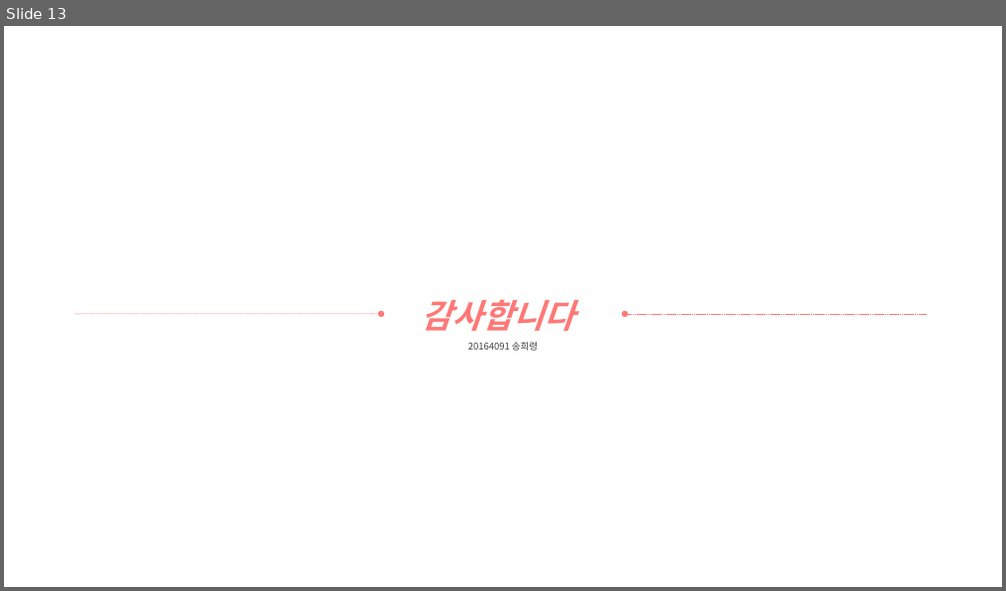
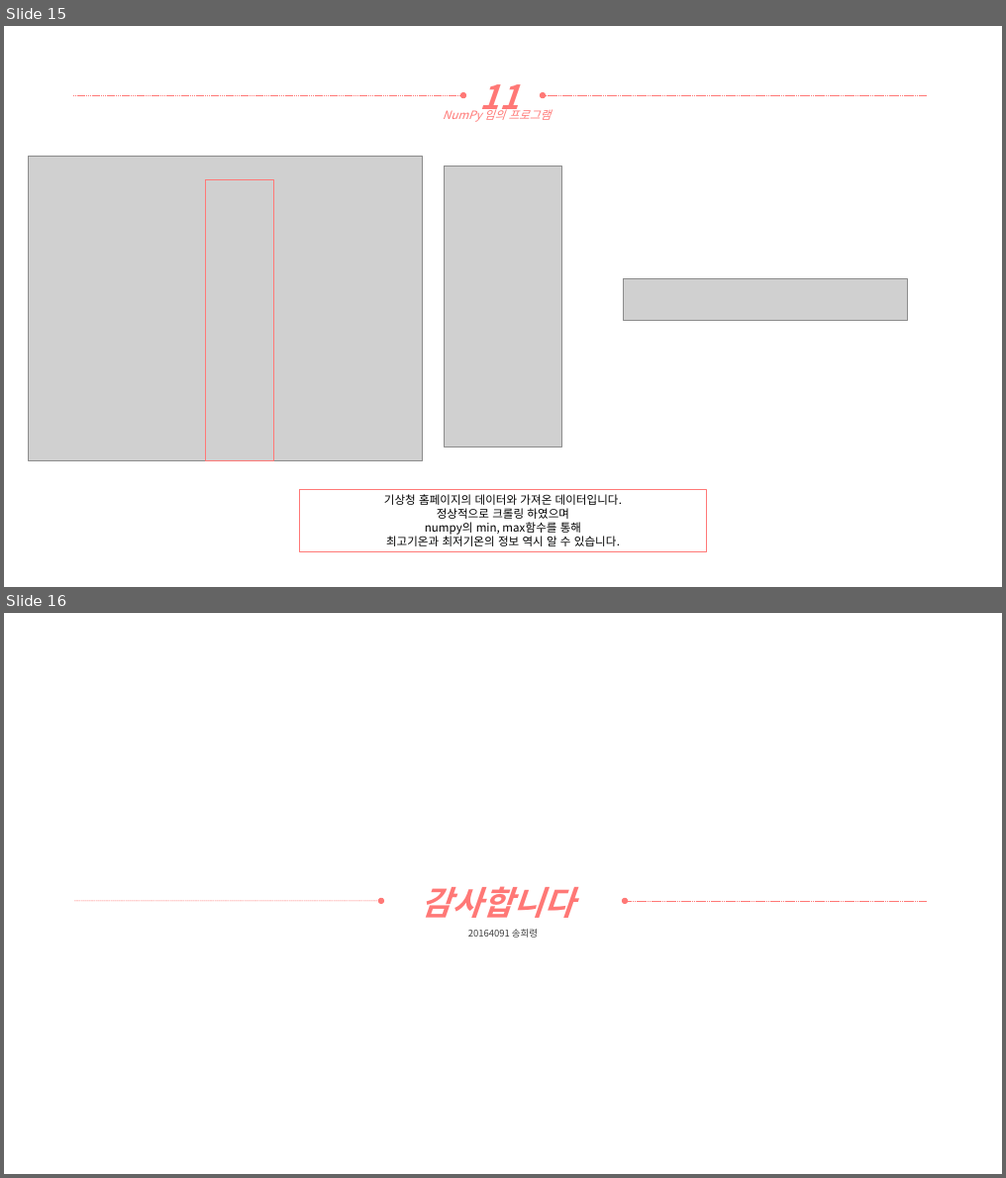
Before and after one commit to yooatom2200/Programing_Base_2, a slide deck: 8장/20164091-송희령-8장 과제.pptx. Shown one above the other, each under a label of ours: slide 13 before the commit, slides 15 and 16 after it. The pictures are 1006x591 and 1006x1178 pixels, drawn with LibreOffice and Linux fonts; fonts in the diff are those of the drawing; grey boxes stand for pictures. Boxes give left, top, right and bottom in pixels: in the first picture for what was removed or moved away, otherwise in the second. Text is boxed around its words. In the diff, an @@ line names an element or a change of style, - is before the commit and + after.

```diff
--- a/8장/20164091-송희령-8장 과제.pptx
+++ b/8장/20164091-송희령-8장 과제.pptx
@@ slide 15 added at (4,26,1002,587), background #FFFFFF @@
@@ text added at (480,84,520,119), 32 pt, text #FF7876, bold, italic @@
+11
@@ arrow added from (73, 95) to (463, 95), #FF7876 0.5 pt dashed @@
@@ text added at (443,107,551,122), 11 pt, text #FF7876, italic @@
+NumPy 임의 프로그램
@@ arrow added from (927, 95) to (543, 95), #FF7876 0.5 pt dashed @@
@@ picture added at (29,156,423,461) @@
@@ picture added at (445,167,561,448) @@
@@ rectangle added at (205,179,273,461), outline #FF7876 1 pt @@
@@ picture added at (623,279,908,321) @@
@@ rectangle added at (300,489,706,553), outline #FF7876 1 pt, 11 pt, text #000000 @@
+기상청 홈페이지의 데이터와 가져온 데이터입니다.
+정상적으로 크롤링 하였으며
+numpy의 min, max함수를 통해
+최고기온과 최저기온의 정보 역시 알 수 있습니다.
@@ what was slide 13 is now slide 16 @@
```
Also in this commit, not shown: 2 other slides added, 3 other files.
